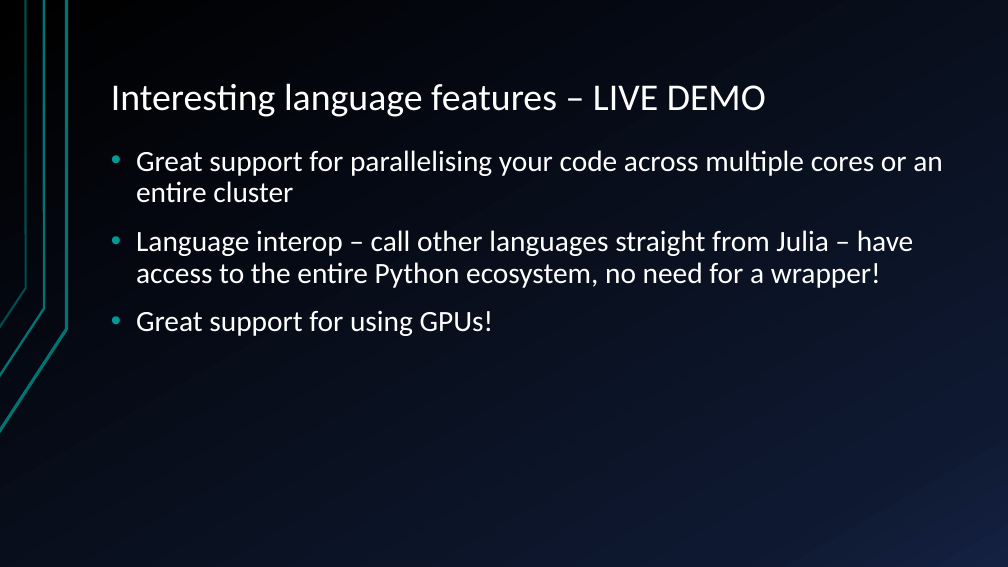
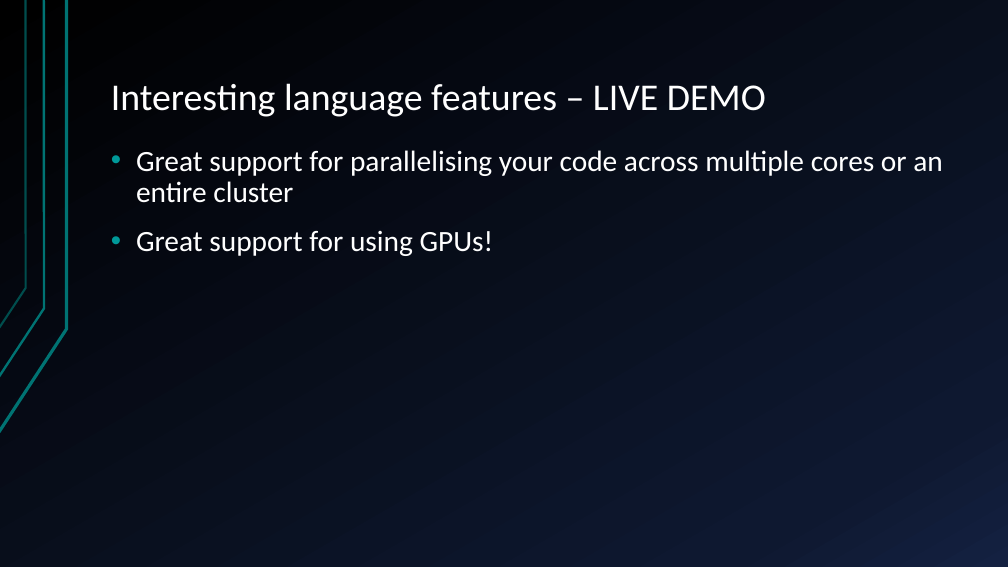
Before and after one commit to JamieMair/intro-to-julia-talk, a slide deck: slide 15 of Introduction to Julia.pptx (slide 13 before the commit). Drawn at 1008x567 pixels with LibreOffice and Linux fonts; fonts in the diff are those of the drawing. Boxes give left, top, right and bottom in pixels: in the first picture for what was removed or moved away, otherwise in the second. Text is boxed around its words. In the diff, an @@ line names an element or a change of style, - is before the commit and + after.

```diff
--- a/Introduction to Julia.pptx
+++ b/Introduction to Julia.pptx
@@ text at bbox=[136, 230, 914, 288]: paragraph removed @@
-• Language interop – call other languages straight from Julia – have access to the entire Python ecosystem, no need for a wrapper!
```
